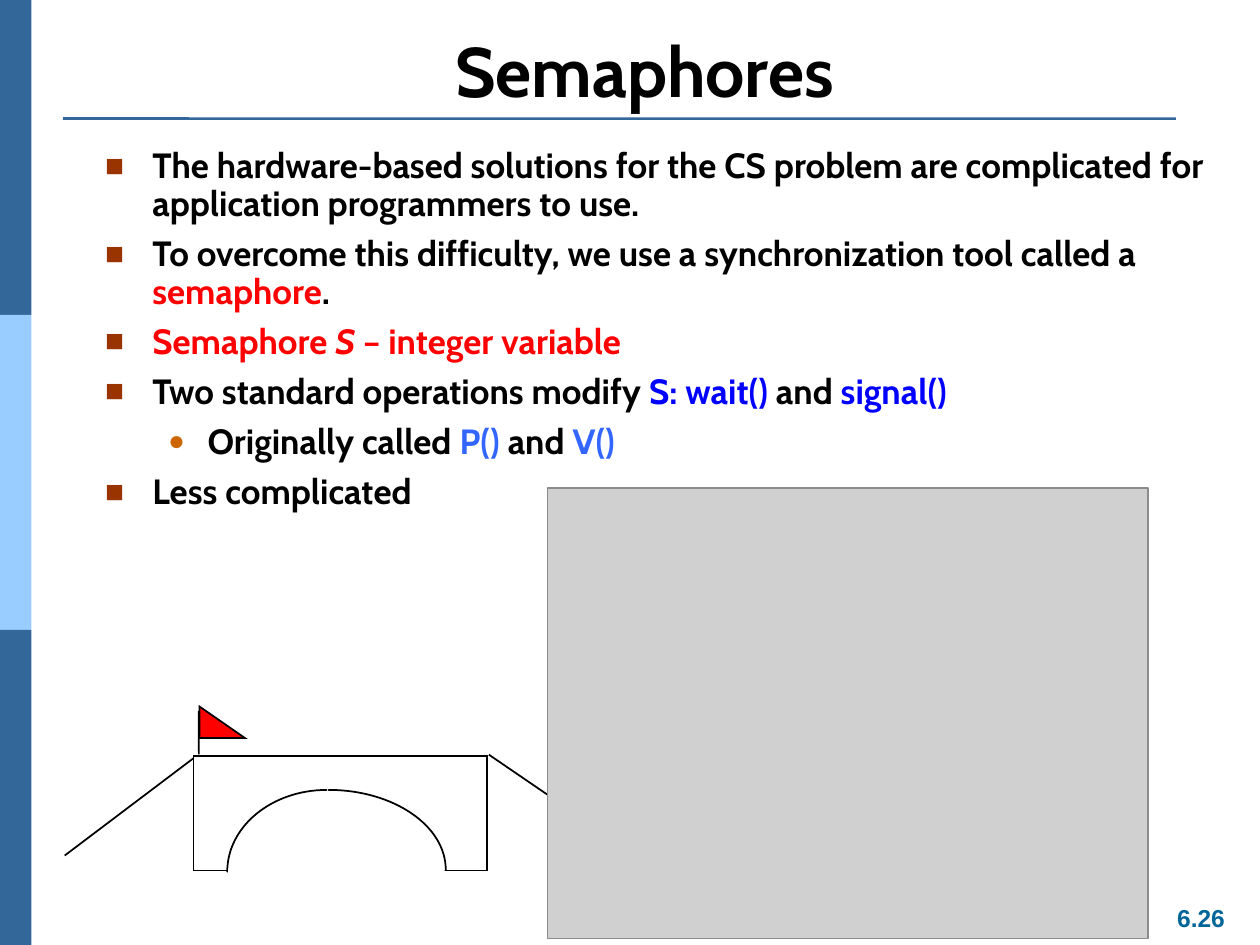
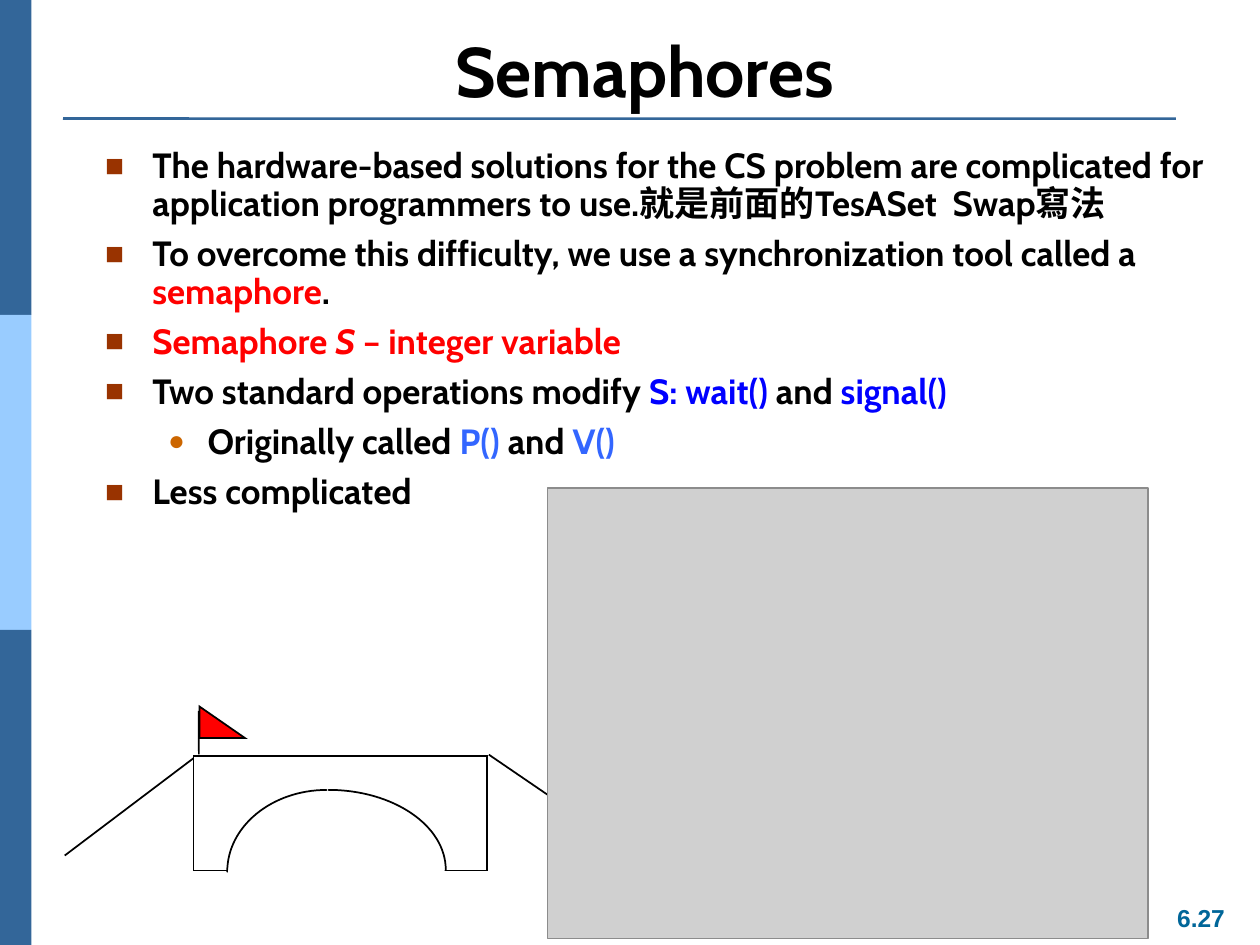
Before and after one commit to Yang09701194/OS_Learning, a slide deck: slide 27 of ch06.pptx (slide 26 before the commit). Drawn at 1260x945 pixels with LibreOffice and Linux fonts; fonts in the diff are those of the drawing; grey boxes stand for pictures. Boxes give left, top, right and bottom in pixels: in the first picture for what was removed or moved away, otherwise in the second. Text is boxed around its words. In the diff, an @@ line names an element or a change of style, - is before the commit and + after.

```diff
--- a/ch06.pptx
+++ b/ch06.pptx
@@ text at box(152, 151, 1203, 225): text changed @@
-■ The hardware-based solutions for the CS problem are complicated for application programmers to use.
+■ The hardware-based solutions for the CS problem are complicated for application programmers to use.就是前面的TesASet Swap寫法
@@ page number at box(1177, 910, 1225, 928): text changed @@
-6.26
+6.27
```
Also in this commit, not shown: 16 other slides changed, 1 slide added.
